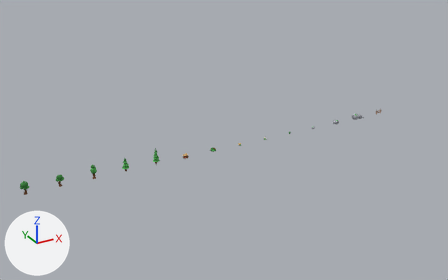
Renders of the Blender file decor.blend from each side of a commit.
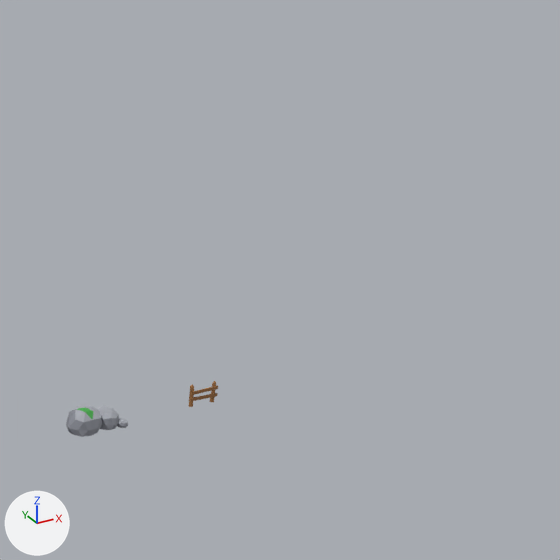
There are two pictures of each version: one whole from a 50 mm camera at (-10.2, -65.1, 33.8) aimed at (26.3, 1.3, 0.6), one close up on the part from 76% to 100% of the width and 12% to 51% of the height. The axes (+X, +Y, +Z) are drawn at lower left. The lights are the same throughout. The first two pictures are the older version.

Objects in the first close-up: 'prairie_rocher_gros' and 1 more.
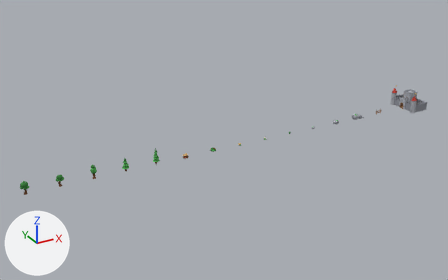
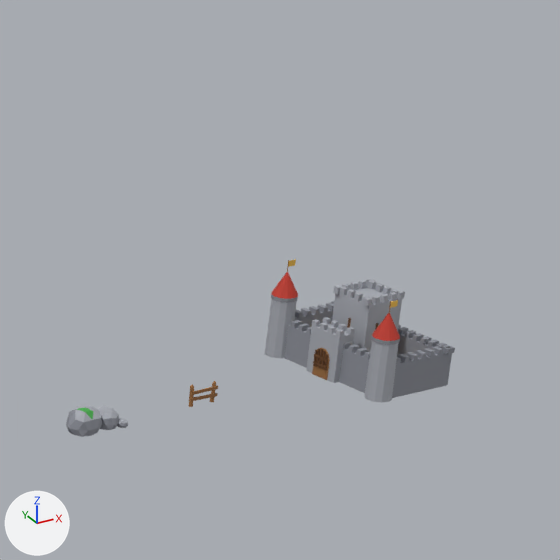
Boxes [x1, y1, x2, y2] around the edits, measured in the close-ups (560 x 560 px):
```json
{"object": "prairie_chateau", "change": "added", "after": [265, 259, 455, 403], "faces in mat_pierre_claire (grey #a9acb4)": [265, 279, 405, 403], "faces in mat_pierre_foncee (grey #8d9099)": [271, 294, 455, 398], "faces in mat_toits (red #c0392b)": [272, 272, 400, 341], "faces in mat_bois (brown #9b6b3d)": [287, 260, 391, 380], "faces in mat_tronc (brown #6b4423)": [313, 318, 379, 370]}
```

Edits to the scene script, one JSON object a line:
```json
{"op": "add", "block": "me_prairie_chateau_001", "code": ["me_prairie_chateau_001 = bpy.data.meshes.new('prairie_chateau.001')", "me_prairie_chateau_001.from_pydata(...)  # 886 vertices, 652 faces; spans x -1.5..1.45, y -2.5..2.5, z 0.0..3.0", "# faces by material slot: [322, 196, 26, 12, 30, 60, 6]", "me_prairie_chateau_001.materials.append(mat_pierre_foncee)  # grey #8d9099", "me_prairie_chateau_001.materials.append(mat_pierre_claire)  # grey #a9acb4", "me_prairie_chateau_001.materials.append(mat_toits)  # red #c0392b", "me_prairie_chateau_001.materials.append(mat_or)  # yellow #f2c14e", "me_prairie_chateau_001.materials.append(mat_bois)  # brown #9b6b3d", "me_prairie_chateau_001.materials.append(mat_tronc)  # brown #6b4423", "me_prairie_chateau_001.materials.append(mat_terre)  # orange #c8a165"]}
{"op": "add", "block": "ob_prairie_chateau", "code": ["ob_prairie_chateau = bpy.data.objects.new('prairie_chateau', me_prairie_chateau_001)", "ob_prairie_chateau.location = (58.0, 0.0, 0.0)"]}
```
